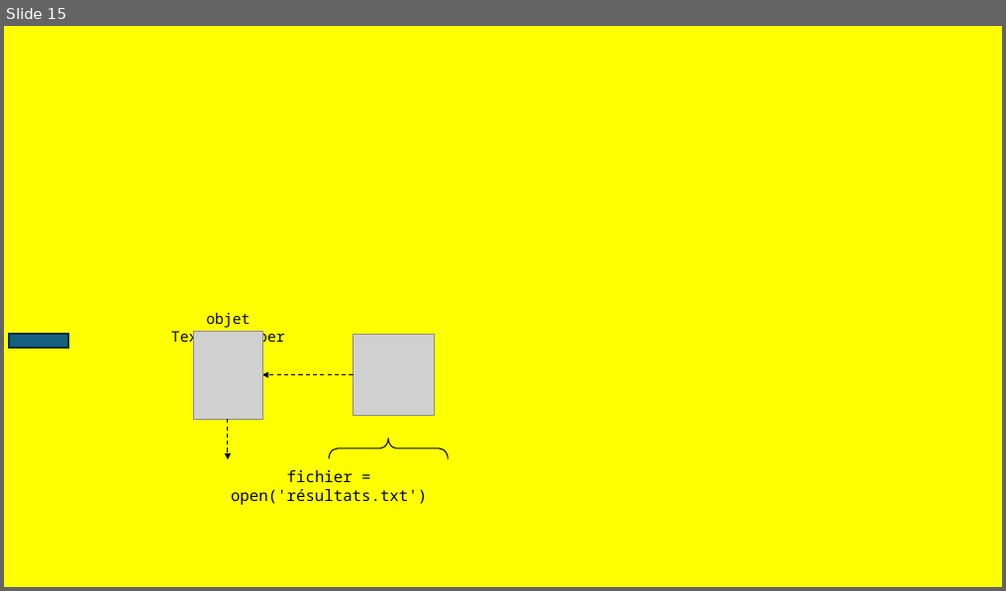
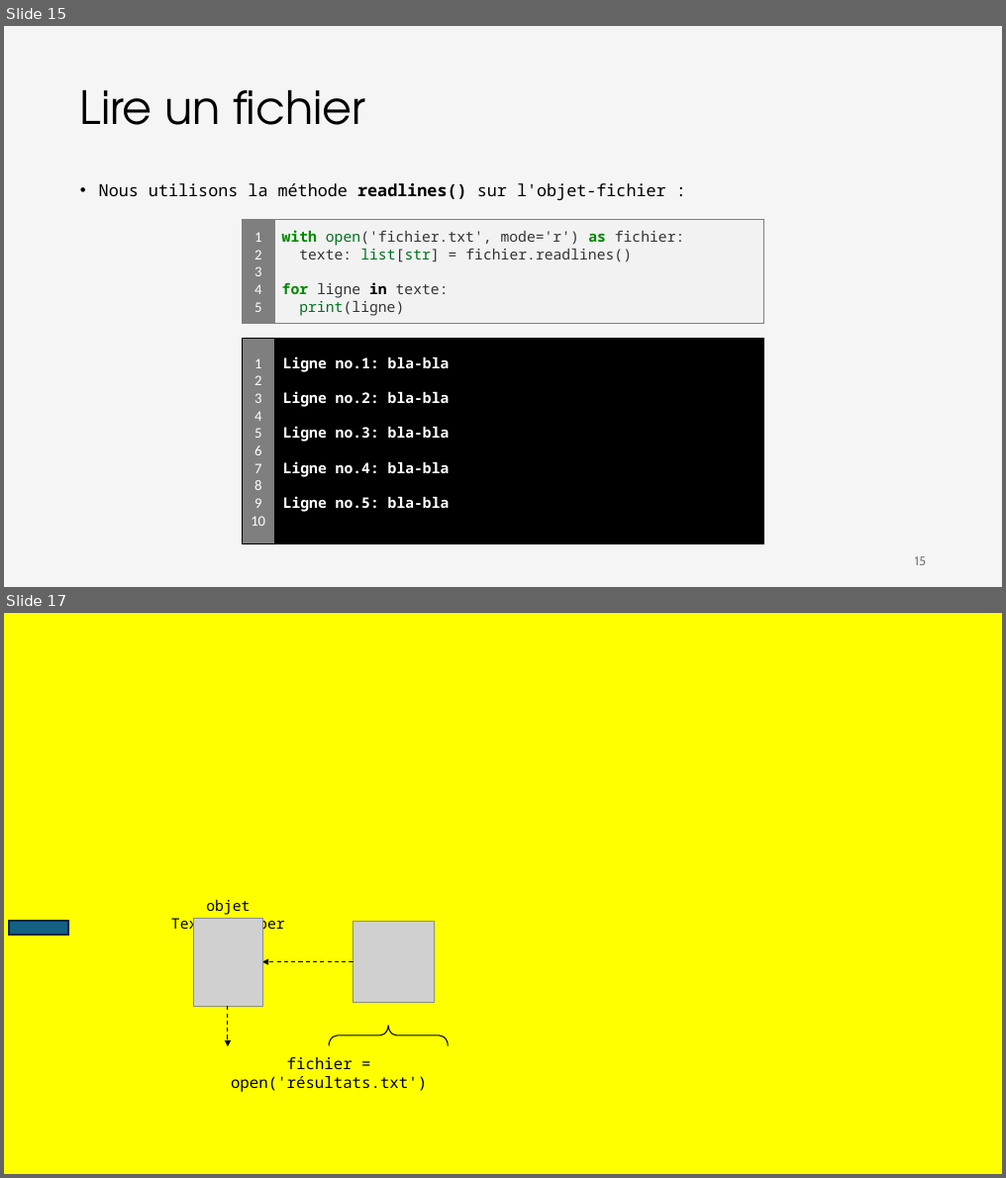
Before and after one commit to iannickgagnon/sagedays_iannick_2026, a slide deck: python_2/presentation_python_2.pptx. Shown one above the other, each under a label of ours: slide 15 before the commit, slides 15 and 17 after it; the slides between them are not shown. The pictures are 1006x591 and 1006x1178 pixels, drawn with LibreOffice and Linux fonts; fonts in the diff are those of the drawing; grey boxes stand for pictures. Boxes give left, top, right and bottom in pixels: in the first picture for what was removed or moved away, otherwise in the second. Text is boxed around its words. In the diff, an @@ line names an element or a change of style, - is before the commit and + after.

```diff
--- a/python_2/presentation_python_2.pptx
+++ b/python_2/presentation_python_2.pptx
@@ slide 15 added at (x1=4, y1=26, x2=1002, y2=587), background #F5F5F5 @@
@@ title added at (x1=80, y1=90, x2=366, y2=125), 44 pt, text #000000 @@
+Lire un fichier
@@ text added at (x1=99, y1=183, x2=666, y2=200), 16 pt, text #000000 @@
+• Nous utilisons la méthode readlines() sur l'objet-fichier :
@@ rectangle added at (x1=242, y1=220, x2=274, y2=323), fill #7F7F7F, outline #7F7F7F 1 pt, 14 pt, text #FFFFFF @@
+1
+2
+3
+4
+5
@@ rectangle added at (x1=274, y1=220, x2=764, y2=323), fill #F2F2F2, outline #7F7F7F 1 pt, 14 pt, text #333333 @@
+with open('fichier.txt', mode='r') as fichier:
+texte: list[str] = fichier.readlines()
+for ligne in texte:
+print(ligne)
@@ rectangle added at (x1=242, y1=338, x2=274, y2=545), fill #7F7F7F, outline #000000 1 pt, 14 pt, text #FFFFFF @@
+1
+2
+3
+4
+5
+6
+7
+8
+9
+10
@@ rectangle added at (x1=275, y1=338, x2=764, y2=545), fill #000000, outline #000000 1 pt, 14 pt, text #FFFFFF, bold @@
+Ligne no.1: bla-bla
+Ligne no.2: bla-bla
+Ligne no.3: bla-bla
+Ligne no.4: bla-bla
+Ligne no.5: bla-bla
@@ page number added at (x1=915, y1=557, x2=926, y2=566), 12 pt, text #797979 @@
+15
@@ what was slide 15 is now slide 17 @@
```
Also in this commit, not shown: 2 slides changed, 2 other slides added.
